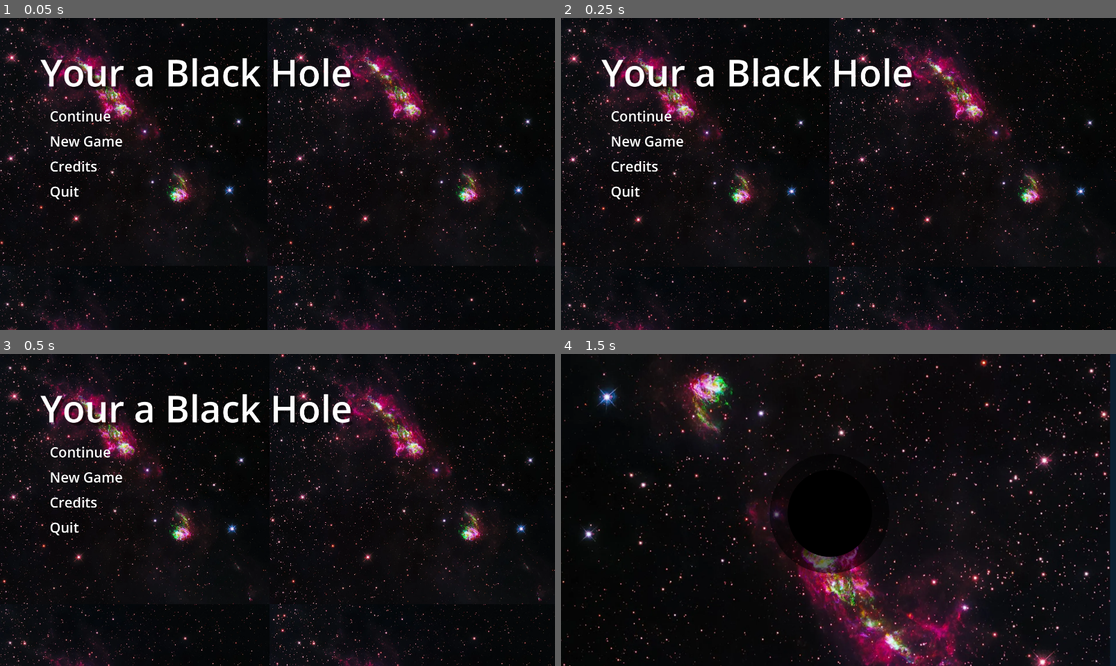
Above: before the commit, frames 1-4 (two rows, left to right).
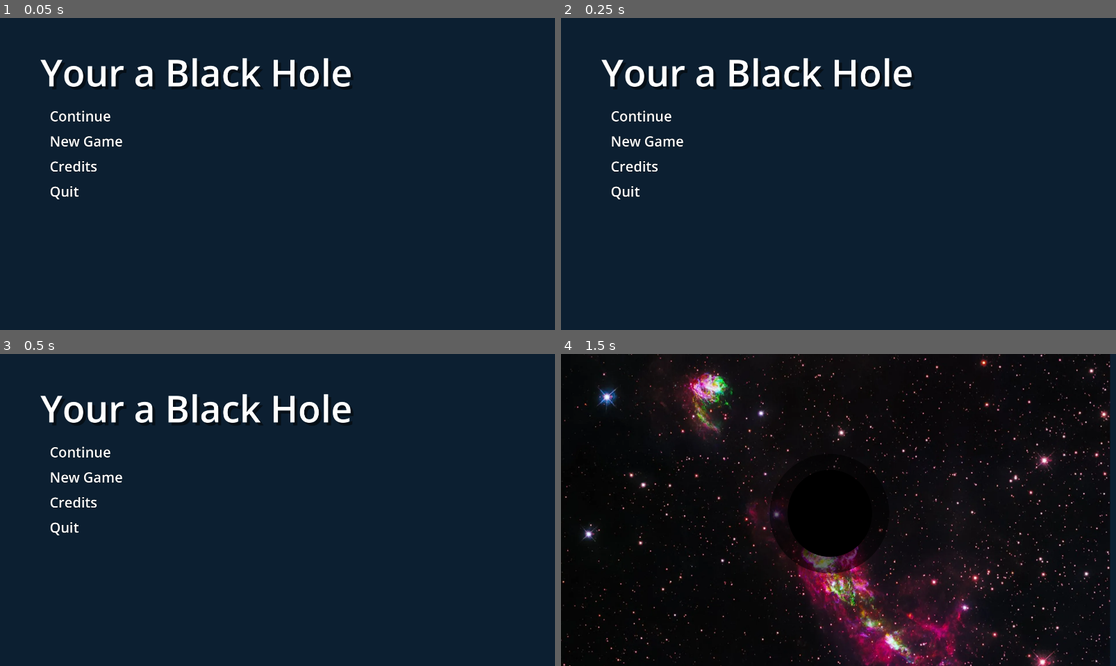
Above: after the commit, the same moments.

Repository: brokenfence-53/Black-Hole-Sim-Game
Game: Godot game, scene res://Levels/Main Menu/main_menu.tscn
Two runs of this game, one before a commit and one after it. Both use one fixed random seed, a clock stepped at 60 frames per second and the inputs below. Video files are missing from this copy of the repository; at most half a second of black plays in their place.
Inputs:
- Up to frame 1 (0.05 s): no input
- Up to frame 2 (0.25 s): no input
- Up to frame 3 (0.5 s): no input
- Up to frame 4 (1.5 s): click "New Game" at 0.5 s; tap Enter at 1.25 s; hold D (right) from 1.28 s (still down); tap Space (dash) at 1.35 s

The runs differ from the first frame. In frame 1, 93% of the frame differs, in the area x 0-100%, y 0-100%; in frame 2, 93%; in frame 3, 94%; in frame 4, nothing differs.

Commit message:
figuring out sun aniamtion

Diff:
--- a/black-hole-sim/Levels/Main Menu/main_menu.tscn
+++ b/black-hole-sim/Levels/Main Menu/main_menu.tscn
@@ -1,7 +1,7 @@
 [gd_scene format=3 uid="uid://cmv0d1vbomjwe"]
 
 [ext_resource type="Script" uid="uid://cwhsqodqy2ycg" path="res://Levels/Main Menu/main_menu.gd" id="1_1ajju"]
-[ext_resource type="Texture2D" uid="uid://tisgyt3dmf7o" path="res://Sprites/hubble-hh80-new-4filters-v7-finalcrop.webp" id="1_e2pmq"]
+[ext_resource type="VideoStream" uid="uid://ch32netg7ethk" path="res://Sprites/Project Name 13(1).ogv" id="3_rjeep"]
 
 [sub_resource type="StyleBoxFlat" id="StyleBoxFlat_06t4h"]
 bg_color = Color(0.6, 0.6, 0.6, 0)
@@ -133,21 +133,17 @@
 layout_mode = 2
 size_flags_horizontal = 3
 
-[node name="Background" type="Node2D" parent="." unique_id=2009166050]
+[node name="VideoStreamPlayer" type="VideoStreamPlayer" parent="." unique_id=914466819]
 z_index = -1
-
-[node name="Parallax2D" type="Parallax2D" parent="Background" unique_id=1603064453]
-texture_filter = 1
-rotation = 3.1415927
-scale = Vector2(0.5, 0.5)
-repeat_size = Vector2(2000, 1903)
-autoscroll = Vector2(20, 20)
-repeat_times = 2
-
-[node name="Sprite2D" type="Sprite2D" parent="Background/Parallax2D" unique_id=1675508813]
-position = Vector2(-3846.0002, -3615.9998)
-texture = ExtResource("1_e2pmq")
-centered = false
+layout_mode = 0
+offset_left = 903.0
+offset_top = -256.0
+offset_right = 2631.0
+offset_bottom = 1426.0
+scale = Vector2(1.053, 1)
+stream = ExtResource("3_rjeep")
+autoplay = true
+loop = true
 
 [connection signal="pressed" from="MarginContainer/HBoxContainer/VBoxContainer/HBoxContainer/VBoxContainer/Continue" to="." method="_on_continue_pressed"]
 [connection signal="pressed" from="MarginContainer/HBoxContainer/VBoxContainer/HBoxContainer/VBoxContainer/New Game" to="." method="_on_new_game_pressed"]
Not shown, added: black-hole-sim/Sprites/Project Name 13(1).ogv.uid
Binary file added: black-hole-sim/Sprites/sun/Frame_00.png
Not shown, added: black-hole-sim/Sprites/sun/Frame_00.png.import
Binary file added: black-hole-sim/Sprites/sun/Frame_01.png
Not shown, added: black-hole-sim/Sprites/sun/Frame_01.png.import
Binary file added: black-hole-sim/Sprites/sun/Frame_02.png
Not shown, added: black-hole-sim/Sprites/sun/Frame_02.png.import
Binary file added: black-hole-sim/Sprites/sun/Frame_03.png
Not shown, added: black-hole-sim/Sprites/sun/Frame_03.png.import
Binary file added: black-hole-sim/Sprites/sun/Frame_04.png
Not shown, added: black-hole-sim/Sprites/sun/Frame_04.png.import
Binary file added: black-hole-sim/Sprites/sun/Frame_05.png
(and 140 more such lines)
